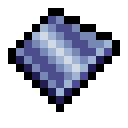
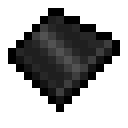
Before/after of a 128 x 128 layered artwork. What changed in the layer stack:
added layer "carbon version" above "durasteel version" over bbox(16, 16, 112, 104)
renamed "glass.png" to "durasteel version", hid it over bbox(16, 16, 112, 104)
